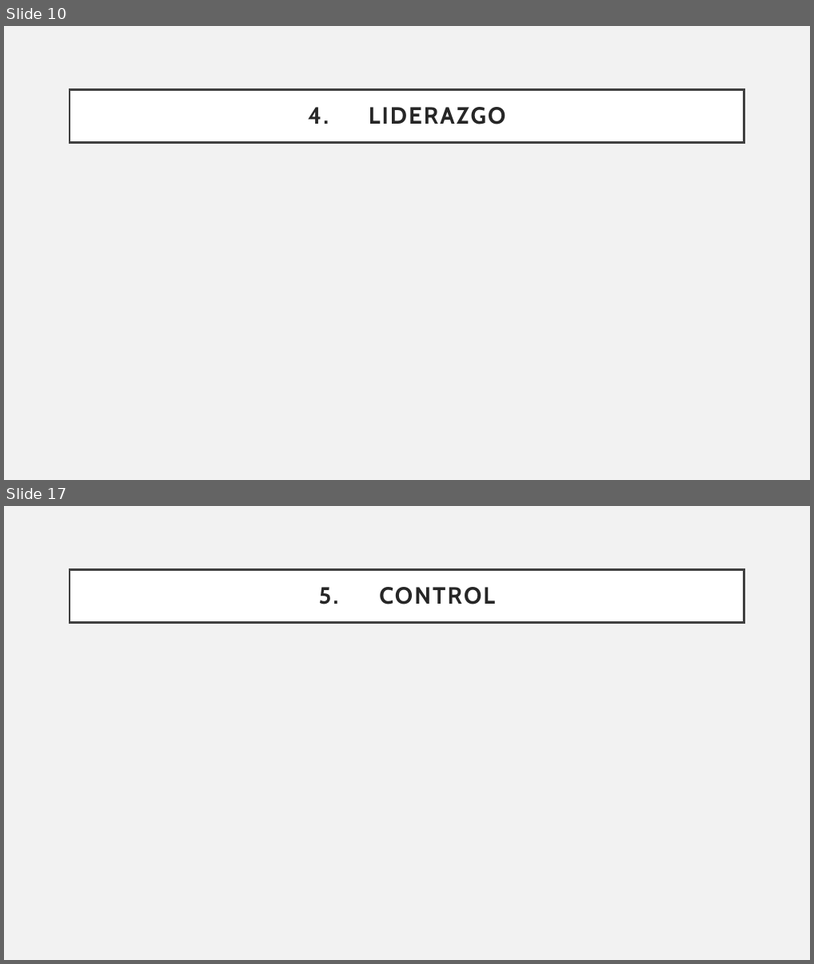
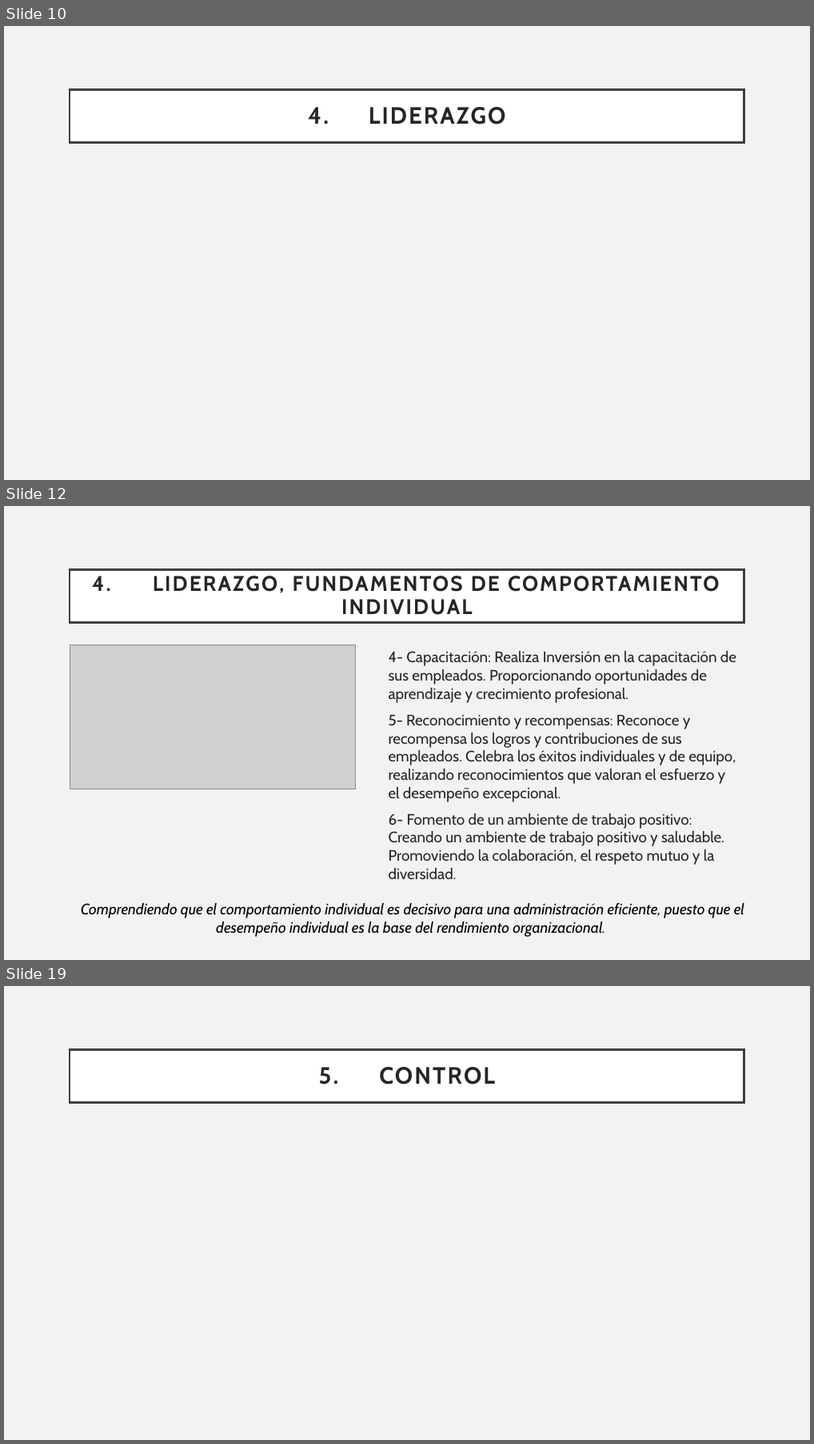
Before and after one commit to Sstrmn1/presentacionAdministracion, a slide deck: Presentacion - Exposicion.pptx. Shown one above the other, each under a label of ours: slides 10 and 17 before the commit, slides 10, 12 and 19 after it; the slides between them are not shown. The pictures are 814x964 and 814x1444 pixels, drawn with LibreOffice and Linux fonts; fonts in the diff are those of the drawing; grey boxes stand for pictures. Boxes give left, top, right and bottom in pixels: in the first picture for what was removed or moved away, otherwise in the second. Text is boxed around its words. In the diff, an @@ line names an element or a change of style, - is before the commit and + after.

Commit message:
Anadir parte de fundamentos de comportamiento individual y grupos de la administracion

```diff
--- a/Presentacion - Exposicion.pptx
+++ b/Presentacion - Exposicion.pptx
@@ slide 12 added at bbox=[4, 506, 810, 960], background #F2F2F2 @@
@@ title added at bbox=[70, 569, 745, 622], fill #FFFFFF, outline #404040 2.5 pt, 25.2 pt, text #262626, bold @@
+4. LIDERAZGO, FUNDAMENTOS DE COMPORTAMIENTO INDIVIDUAL
@@ picture added at bbox=[70, 644, 356, 788] @@
@@ text added at bbox=[389, 651, 737, 879], 18 pt, text #262626 @@
+4- Capacitación: Realiza Inversión en la capacitación de sus empleados. Proporcionando oportunidades de aprendizaje y crecimiento profesional.
+5- Reconocimiento y recompensas: Reconoce y recompensa los logros y contribuciones de sus empleados. Celebra los éxitos individuales y de equipo, realizando reconocimientos que valoran el esfuerzo y el desempeño excepcional.
+6- Fomento de un ambiente de trabajo positivo: Creando un ambiente de trabajo positivo y saludable. Promoviendo la colaboración, el respeto mutuo y la diversidad.
@@ text added at bbox=[81, 902, 745, 936], 18 pt, text #000000, italic @@
+Comprendiendo que el comportamiento individual es decisivo para una administración eficiente, puesto que el desempeño individual es la base del rendimiento organizacional.
@@ what was slide 17 is now slide 19 @@
```
Also in this commit, not shown: 1 slide changed, 6 other slides added, 5 slides removed.
